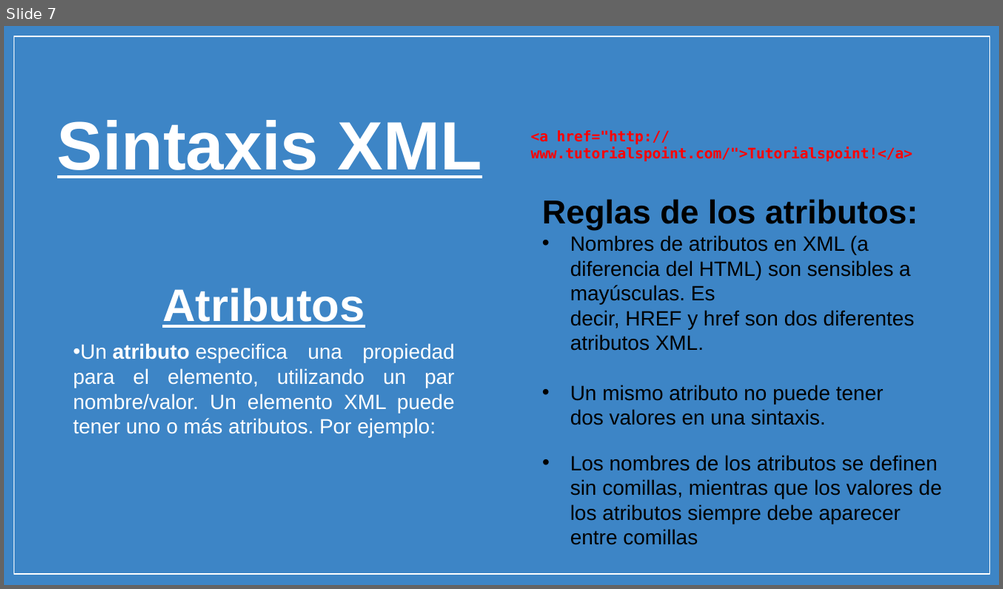
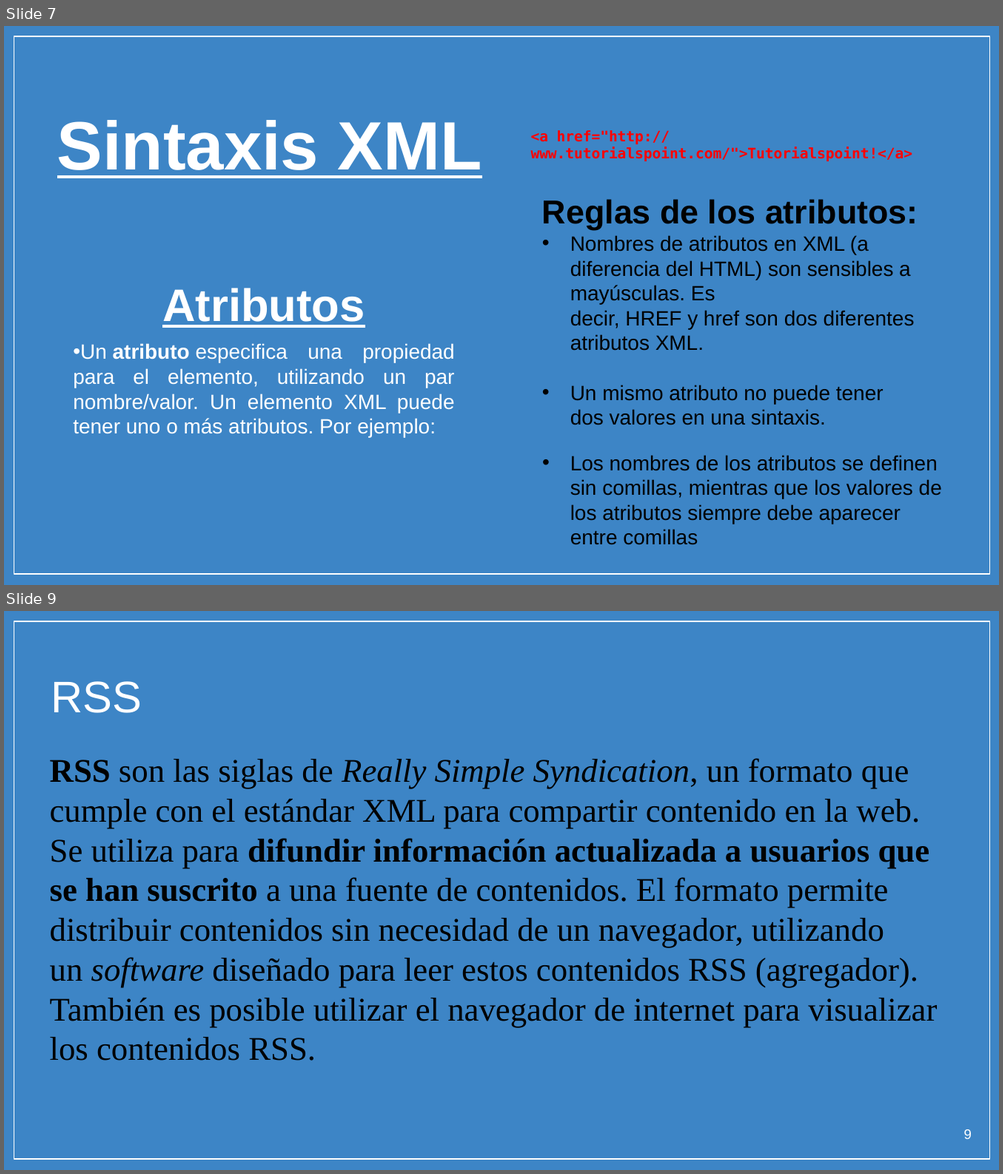
Before and after one commit to micarsan/DAW1-CSS_Avanzado, a slide deck: xml/PARTE 1 - STORY 01 Y 02 - XML.pptx. Shown one above the other, each under a label of ours: slide 7 before the commit, slides 7 and 9 after it; the slides between them are not shown. The pictures are 1003x589 and 1003x1174 pixels, drawn with LibreOffice and Linux fonts; fonts in the diff are those of the drawing; background and template pictures are left out. Boxes give left, top, right and bottom in pixels: in the first picture for what was removed or moved away, otherwise in the second. Text is boxed around its words. In the diff, an @@ line names an element or a change of style, - is before the commit and + after.

```diff
--- a/xml/PARTE 1 - STORY 01 Y 02 - XML.pptx
+++ b/xml/PARTE 1 - STORY 01 Y 02 - XML.pptx
@@ slide 9 added at (x1=4, y1=611, x2=999, y2=1170), background picture (left out); not listed: 1 template element that a slide beside it also shows @@
@@ title added at (x1=51, y1=681, x2=142, y2=713), 32 pt, text #FFFFFF @@
+RSS
@@ text added at (x1=50, y1=758, x2=936, y2=1061), 24 pt, text #000000 @@
+RSS son las siglas de Really Simple Syndication, un formato que cumple con el estándar XML para compartir contenido en la web. Se utiliza para difundir información actualizada a usuarios que se han suscrito a una fuente de contenidos. El formato permite distribuir contenidos sin necesidad de un navegador, utilizando un software diseñado para leer estos contenidos RSS (agregador). También es posible utilizar el navegador de internet para visualizar los contenidos RSS.
@@ page number added at (x1=964, y1=1130, x2=971, y2=1139), 10 pt, text #FFFFFF @@
+9
```
Also in this commit, not shown: 1 slide changed, 5 other slides added.
